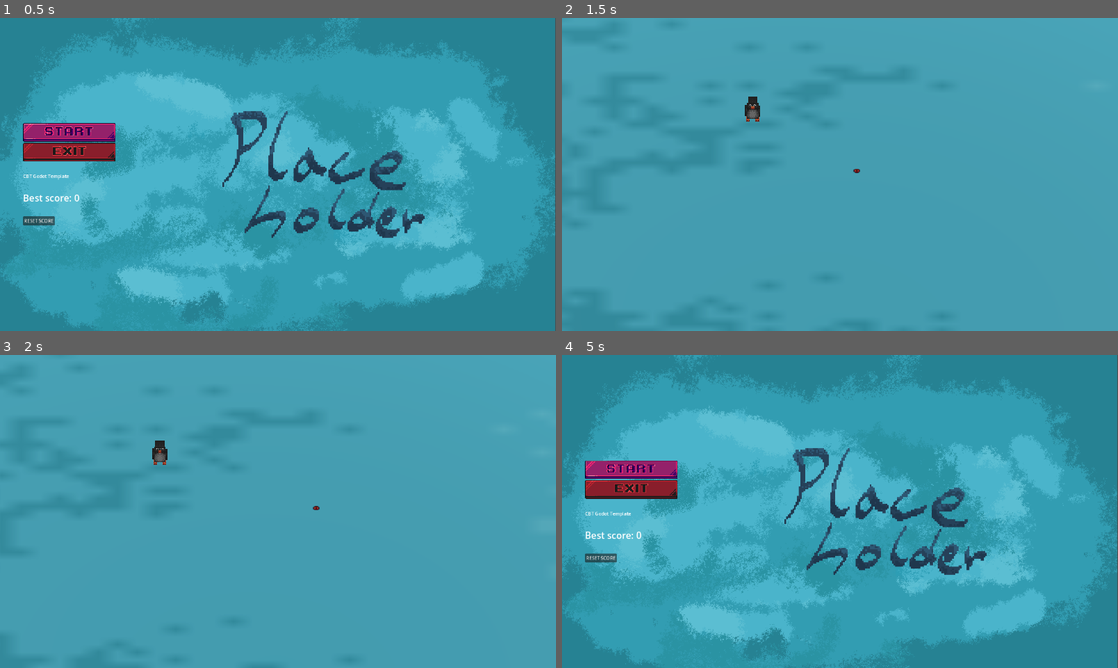
Above: before the commit, frames 1-4 (two rows, left to right).
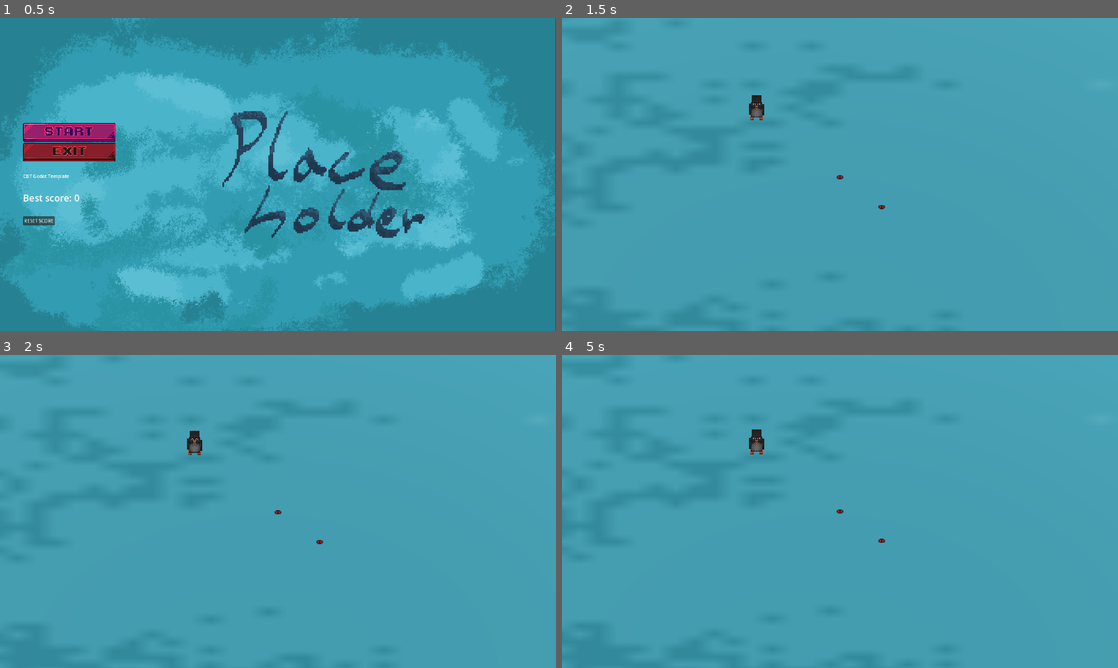
Above: after the commit, the same moments.

Repository: CodingBigTime/GGJ-2024
Game: Godot game, scene res://scenes/ui/main_menu.tscn
The game is run twice, just before and just after one commit, with the same random seed, the same clock (stepped at 60 frames per second) and the same inputs.
Inputs (mouse positions are in pixels of both pictures, inside the frame that each line leads up to):
- Up to frame 1 (0.5 s): no input
- Up to frame 2 (1.5 s): click (628, 133) at 0.5 s; hold D (move_right) from 1.28 s (still down); tap Space (jump) at 1.35 s
- Up to frame 3 (2 s): keep holding D (move_right); tap Space (jump) at 1.52, 1.82 s
- Up to frame 4 (5 s): release D (move_right) at 2.03 s; hold S (move_down) 2.03-2.78 s; tap Space (jump) at 2.1, 2.27, 2.57, 2.85, 3.6, 3.77, 4.07, 4.35, 4.52, 4.82 s; hold D (move_right) 2.78-3.53 s; hold W (move_up) 3.53-4.28 s; hold A (move_left) from 4.28 s (still down); tap Escape (menu) at 4.9 s

Frame 1 is identical in both runs. In frame 2, 0.2% of the frame differs, in the area x 32-59%, y 24-62%; in frame 3, 0.4%; in frame 4, 54%, in the area x 0-100%, y 0-100%.

Commit message:
Update clown textures and fix villager spawning logic

Diff:
--- a/actors/DevilClown/devil_clown.gd
+++ b/actors/DevilClown/devil_clown.gd
@@ -6,14 +6,14 @@
 const SPEED = 5.0
 const JUMP_VELOCITY = 4.5
 
-var texture_down = load("res://assets/sprites/clown/clown_down.png")
-var texture_left = load("res://assets/sprites/clown/clown_left.png")
-var texture_right = load("res://assets/sprites/clown/clown_right.png")
-var texture_up = load("res://assets/sprites/clown/clown_up.png")
-var texture_left_up = load("res://assets/sprites/clown/clown_up_left.png")
-var texture_right_up = load("res://assets/sprites/clown/clown_up_right.png")
-var texture_left_down = load("res://assets/sprites/clown/clown_down_left.png")
-var texture_right_down = load("res://assets/sprites/clown/clown_down_right.png")
+var texture_down = preload("res://assets/sprites/clown/clown_down.png")
+var texture_left = preload("res://assets/sprites/clown/clown_left.png")
+var texture_right = preload("res://assets/sprites/clown/clown_right.png")
+var texture_up = preload("res://assets/sprites/clown/clown_up.png")
+var texture_left_up = preload("res://assets/sprites/clown/clown_up_left.png")
+var texture_right_up = preload("res://assets/sprites/clown/clown_up_right.png")
+var texture_left_down = preload("res://assets/sprites/clown/clown_down_left.png")
+var texture_right_down = preload("res://assets/sprites/clown/clown_down_right.png")
 
 # Get the gravity from the project settings to be synced with RigidBody nodes.
 var gravity = ProjectSettings.get_setting("physics/3d/default_gravity")
--- a/actors/DevilClown/devil_clown.tscn
+++ b/actors/DevilClown/devil_clown.tscn
@@ -1,6 +1,7 @@
-[gd_scene load_steps=3 format=3 uid="uid://lhi1oicjack5"]
+[gd_scene load_steps=4 format=3 uid="uid://lhi1oicjack5"]
 
 [ext_resource type="Script" path="res://actors/DevilClown/devil_clown.gd" id="1_metc8"]
+[ext_resource type="Texture2D" uid="uid://8nyxsjv53uae" path="res://assets/sprites/clown/clown_down.png" id="2_5qmah"]
 
 [sub_resource type="CapsuleShape3D" id="CapsuleShape3D_qn5ys"]
 height = 1.5
@@ -10,6 +11,9 @@
 
 [node name="Sprite3D" type="Sprite3D" parent="."]
 pixel_size = 0.04
+billboard = 1
+texture_filter = 0
+texture = ExtResource("2_5qmah")
 
 [node name="CollisionShape3D" type="CollisionShape3D" parent="."]
 shape = SubResource("CapsuleShape3D_qn5ys")
--- a/actors/Villager/villager.gd
+++ b/actors/Villager/villager.gd
@@ -4,35 +4,14 @@
 signal died
 
 const SPEED = 5.0
-const JUMP_VELOCITY = 4.5
-
 # Get the gravity from the project settings to be synced with RigidBody nodes.
 var gravity = ProjectSettings.get_setting("physics/3d/default_gravity")
 var player_position = Vector3()
 
-
 func _physics_process(delta):
-	if Input.is_action_just_pressed("menu"):
-		died.emit()
-
 	# Add the gravity.
 	if not is_on_floor():
 		velocity.y -= gravity * delta
-
-	# Handle jump.
-	if Input.is_action_just_pressed("jump") and is_on_floor():
-		velocity.y = JUMP_VELOCITY
-
-	# Get the input direction and handle the movement/deceleration.
-	# As good practice, you should replace UI actions with custom gameplay actions.
-	var input_dir = Input.get_vector("move_left", "move_right", "move_up", "move_down")
-	var direction = (transform.basis * Vector3(input_dir.x, 0, input_dir.y)).normalized()
-	if direction:
-		velocity.x = direction.x * SPEED
-		velocity.z = direction.z * SPEED
-	else:
-		velocity.x = move_toward(velocity.x, 0, SPEED)
-		velocity.z = move_toward(velocity.z, 0, SPEED)
 
 	move_and_slide()
 
--- a/scenes/VillagerFactory.gd
+++ b/scenes/VillagerFactory.gd
@@ -11,6 +11,7 @@
 	var villager_instance: Villager = villager.instantiate()
 	player_position_signal.connect(villager_instance._update_player_pos)
 	villager_instance.position = Vector3(2, 2, 2)
+	add_child(villager_instance)
 
 
 func _on_devil_clown_position_signal(position):
Binary file changed: assets/sprites/clown/clown_down.png
Binary file changed: assets/sprites/clown/clown_down_left.png
Binary file changed: assets/sprites/clown/clown_down_right.png
Binary file changed: assets/sprites/clown/clown_left.png
Binary file changed: assets/sprites/clown/clown_right.png
Binary file changed: assets/sprites/clown/clown_up.png
Binary file changed: assets/sprites/clown/clown_up_left.png
Binary file changed: assets/sprites/clown/clown_up_right.png
